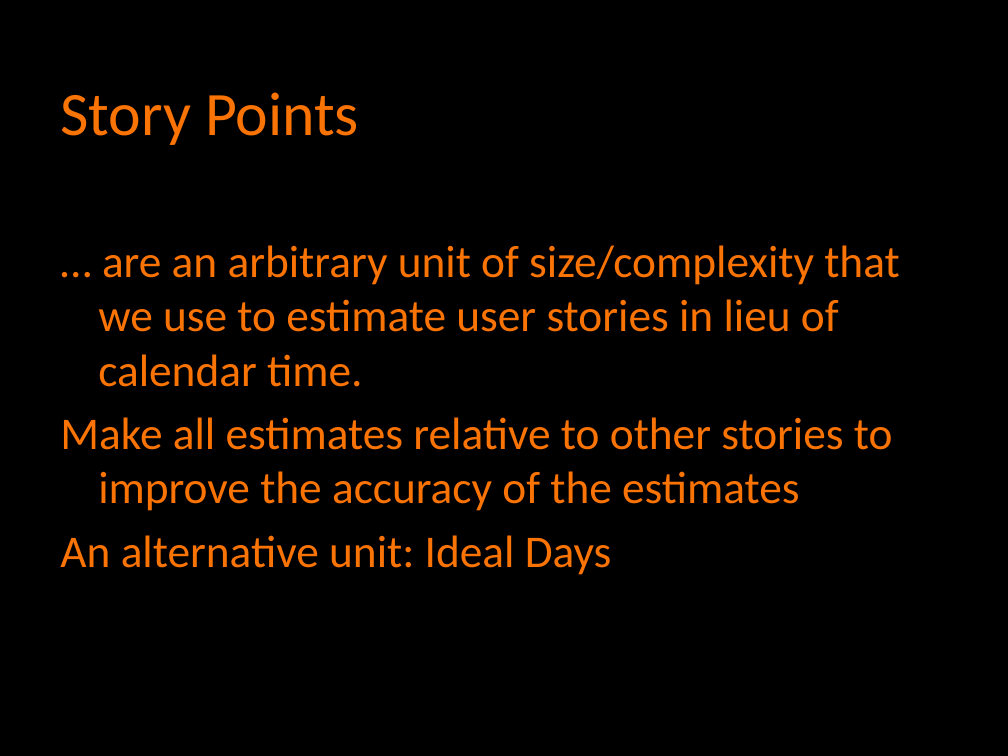
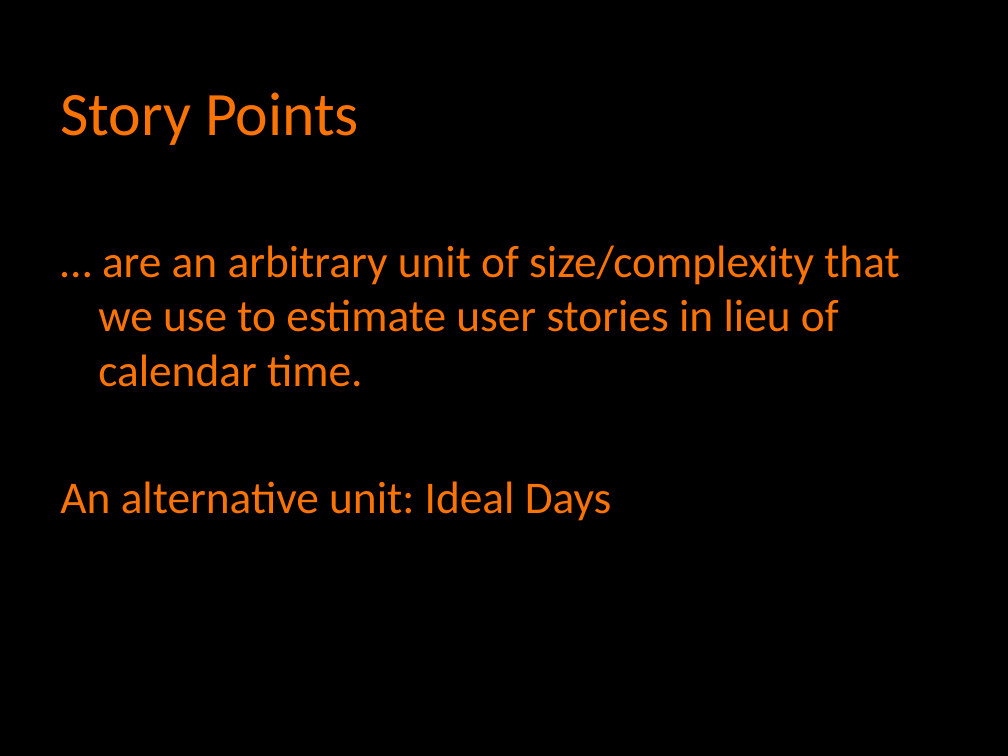
Before and after one commit to agilefire/November2010, a slide deck: slide 14 of Agile Firestarter Autumn 2010 Agile Estimation.pptx. Drawn at 1008x756 pixels with LibreOffice and Linux fonts; fonts in the diff are those of the drawing. Boxes give left, top, right and bottom in pixels: in the first picture for what was removed or moved away, otherwise in the second. Text is boxed around its words. In the diff, an @@ line names an element or a change of style, - is before the commit and + after.

```diff
--- a/Agile Firestarter Autumn 2010 Agile Estimation.pptx
+++ b/Agile Firestarter Autumn 2010 Agile Estimation.pptx
@@ text at (60,417,893,511): paragraph removed @@
-Make all estimates relative to other stories to improve the accuracy of the estimates
```
Also in this commit, not shown: 7 other slides changed.
